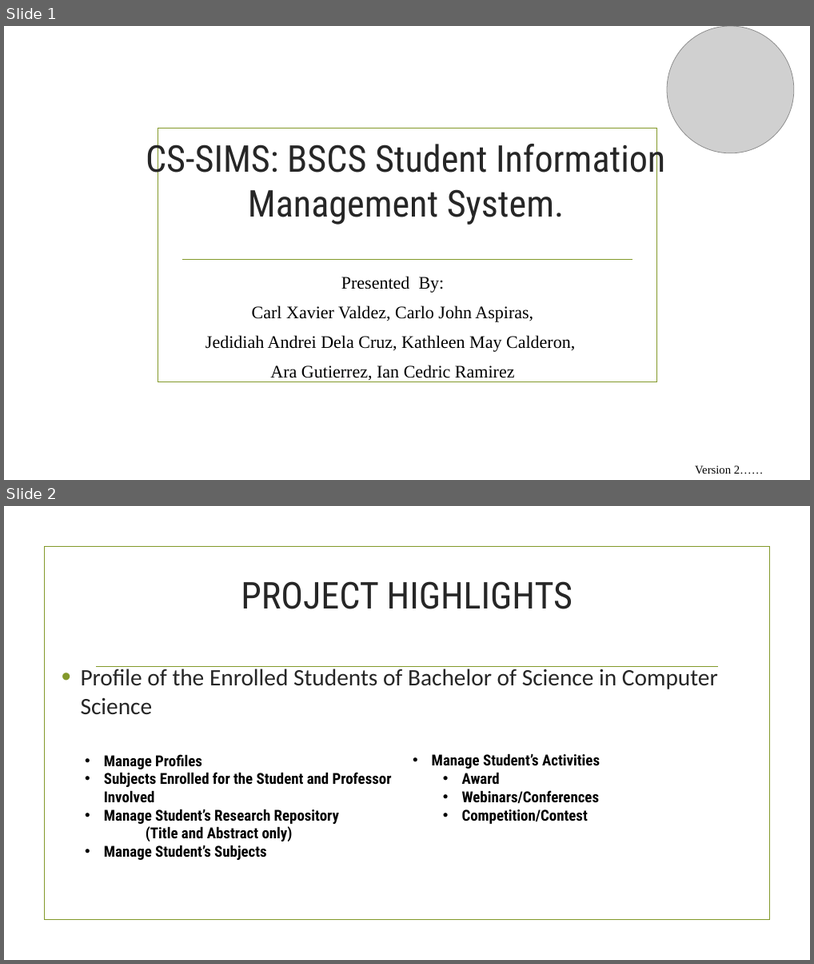
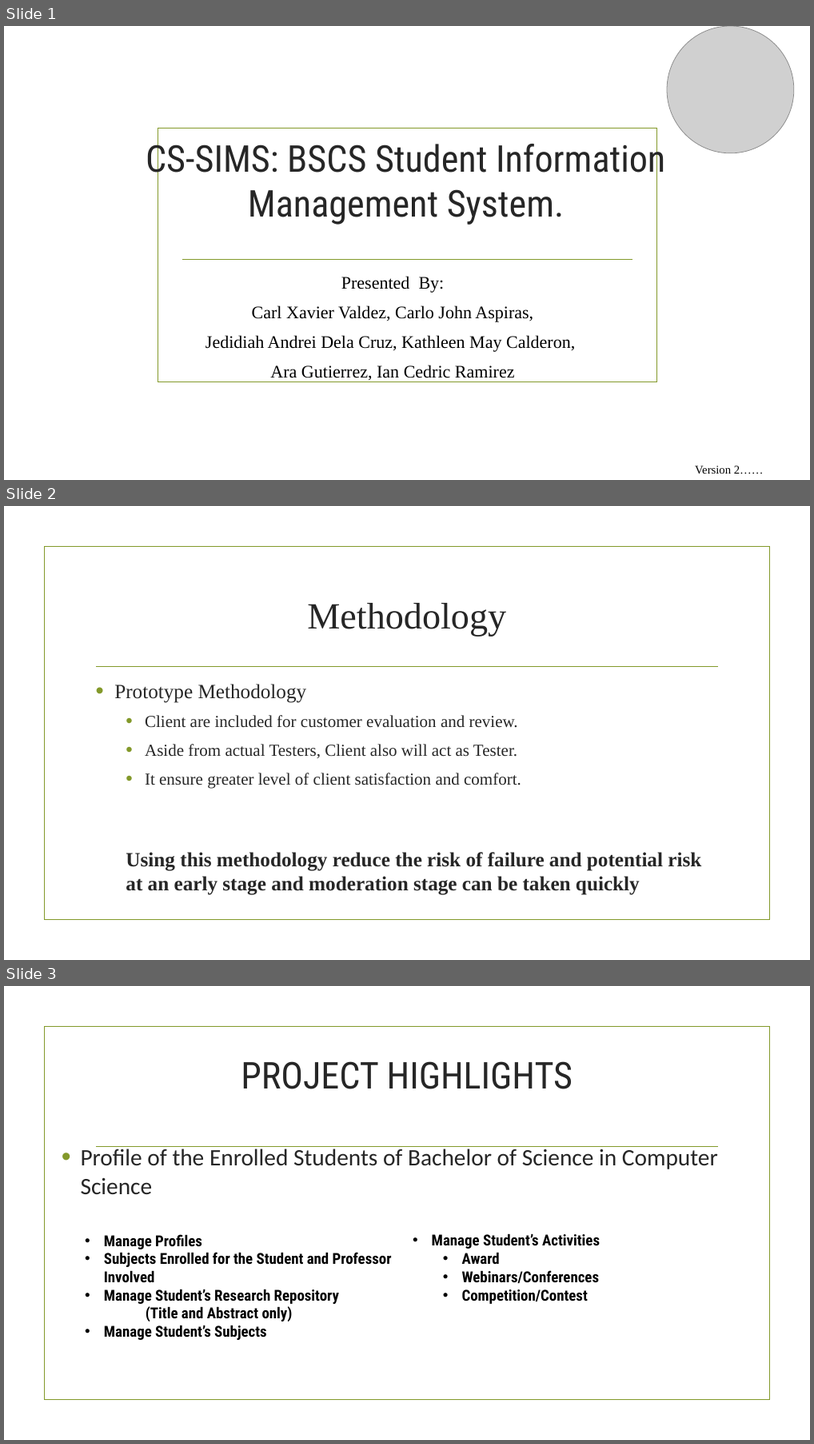
Before and after one commit to taongnyebe/BSCS-3-Profiling-System, a slide deck: Documentations/kath/Presentation-of-chapter-1.pptx. Shown one above the other, each under a label of ours: slides 1 and 2 before the commit, slides 1, 2 and 3 after it. The pictures are 814x964 and 814x1444 pixels, drawn with LibreOffice and Linux fonts; fonts in the diff are those of the drawing; grey boxes stand for pictures; background and template pictures are left out. Boxes give left, top, right and bottom in pixels: in the first picture for what was removed or moved away, otherwise in the second. Text is boxed around its words. In the diff, an @@ line names an element or a change of style, - is before the commit and + after.

Commit message:
Consultation by Sir Alado and Minimal Revision
- Adding DFD (Xmind)
- Minor update and Adding of DFD and proof of Meeting with client
- Presentation V2

```diff
--- a/Documentations/kath/Presentation-of-chapter-1.pptx
+++ b/Documentations/kath/Presentation-of-chapter-1.pptx
@@ slide 2 added at (4, 506, 810, 960), background picture (left out); not listed: 2 template elements that a slide beside it also shows @@
@@ title added at (307, 603, 506, 636), 44 pt, text #262626 @@
+Methodology
@@ text added at (114, 684, 702, 895), 20 pt, text #262626 @@
+• Prototype Methodology
+  • Client are included for customer evaluation and review.
+  • Aside from actual Testers, Client also will act as Tester.
+  • It ensure greater level of client satisfaction and comfort.
+  Using this methodology reduce the risk of failure and potential risk at an early stage and moderation stage can be taken quickly
@@ what was slide 2 is now slide 3 @@
```
Also in this commit, not shown: 1 slide changed, 2 other slides added, 3 other files.
